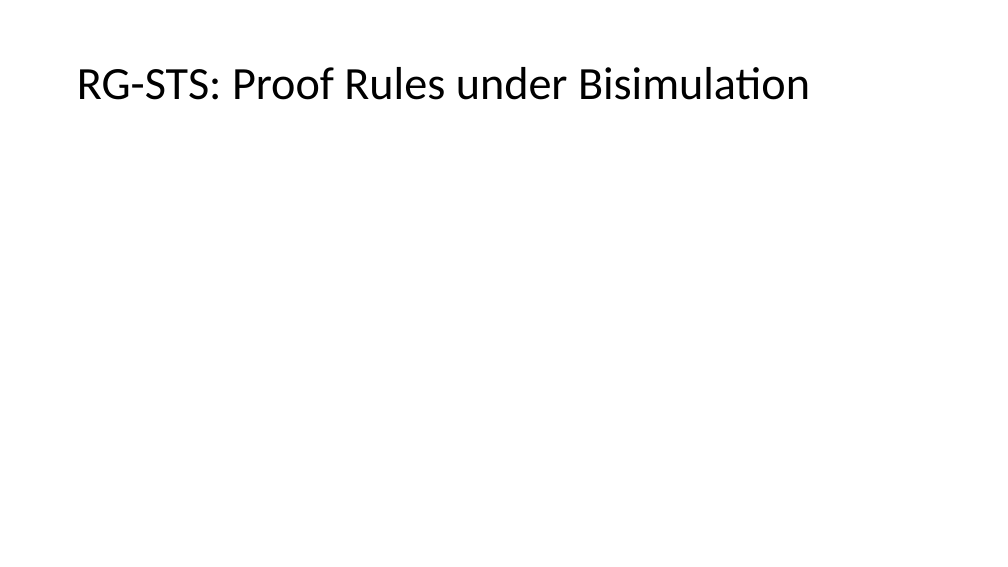
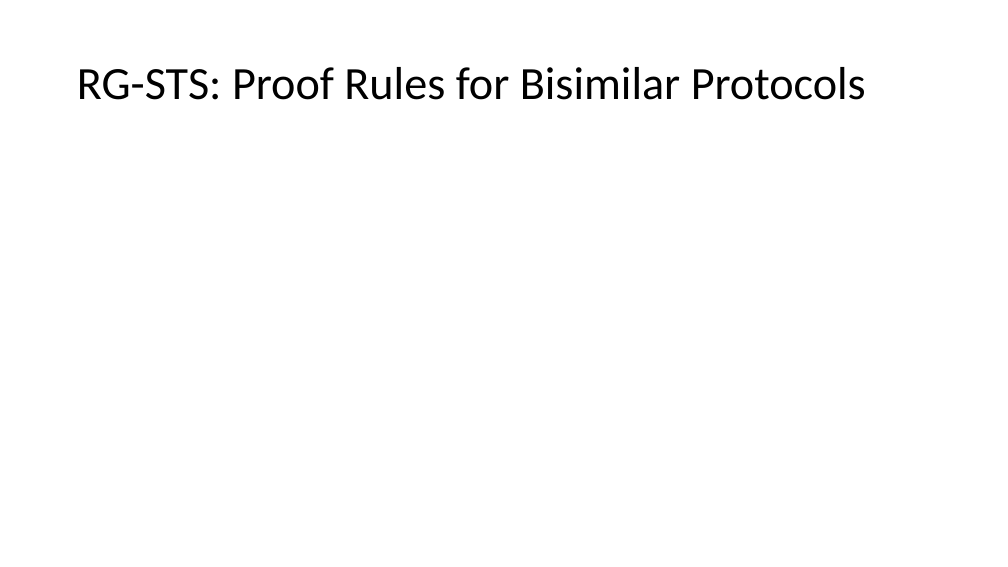
Before and after one commit to Contingent-Systems/modal_abstractions_presentations, a slide deck: slide 41 of thesis_proposal/proposal.pptx. Drawn at 1008x567 pixels with LibreOffice and Linux fonts; fonts in the diff are those of the drawing. Boxes give left, top, right and bottom in pixels: in the first picture for what was removed or moved away, otherwise in the second. Text is boxed around its words. In the diff, an @@ line names an element or a change of style, - is before the commit and + after.

```diff
--- a/thesis_proposal/proposal.pptx
+++ b/thesis_proposal/proposal.pptx
@@ title at (77,67,866,100): text changed @@
-RG-STS: Proof Rules under Bisimulation
+RG-STS: Proof Rules for Bisimilar Protocols
```
Also in this commit, not shown: 5 other slides changed, 1 slide added, 2 slides removed.
